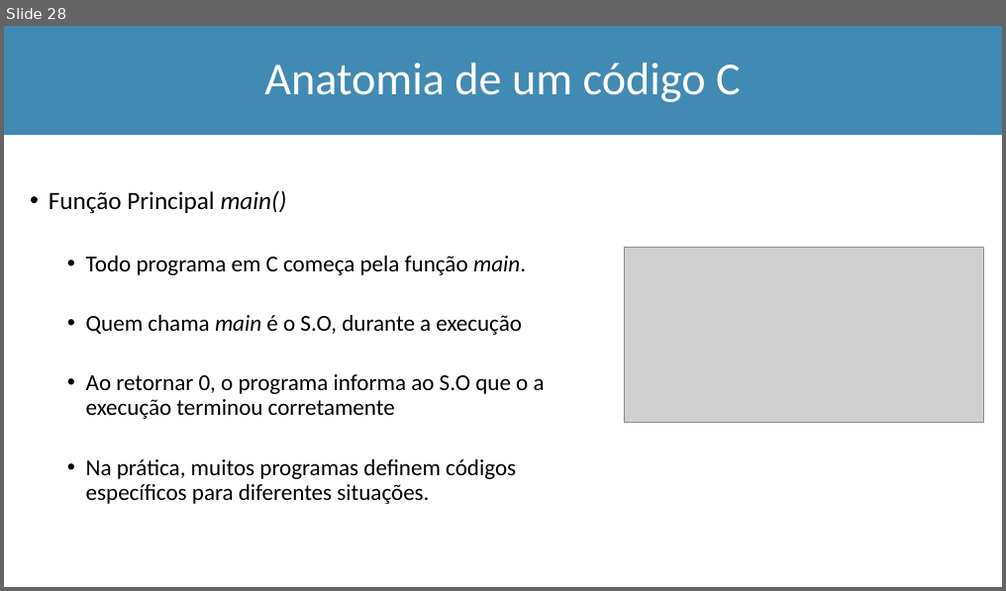
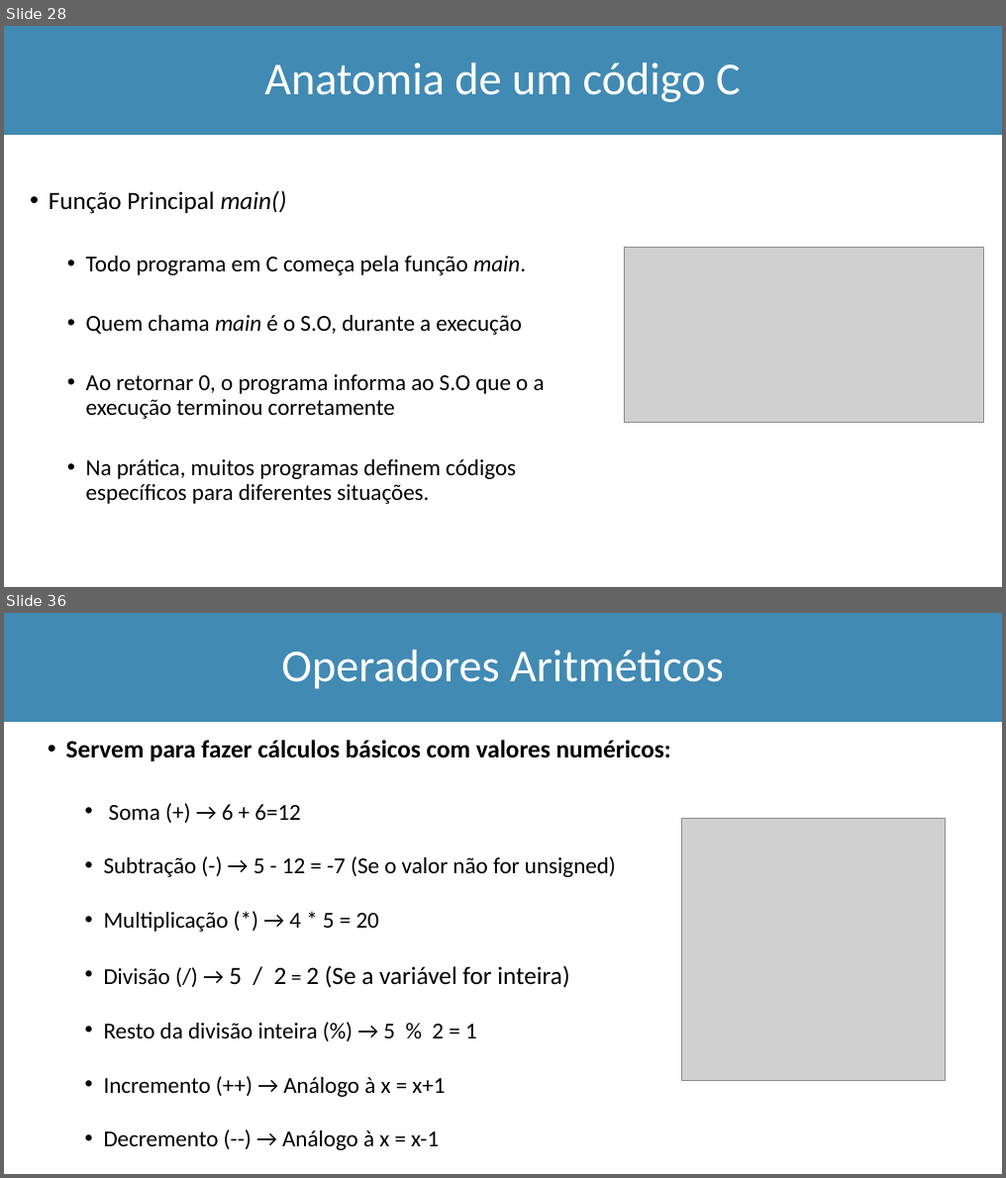
Before and after one commit to Marcio-Salmazo/Aulas, a slide deck: UNIUBE-LP/Teoria_LP.pptx. Shown one above the other, each under a label of ours: slide 28 before the commit, slides 28 and 36 after it; the slides between them are not shown. The pictures are 1006x591 and 1006x1178 pixels, drawn with LibreOffice and Linux fonts; fonts in the diff are those of the drawing; grey boxes stand for pictures. Boxes give left, top, right and bottom in pixels: in the first picture for what was removed or moved away, otherwise in the second. Text is boxed around its words. In the diff, an @@ line names an element or a change of style, - is before the commit and + after.

```diff
--- a/UNIUBE-LP/Teoria_LP.pptx
+++ b/UNIUBE-LP/Teoria_LP.pptx
@@ slide 36 added at [4,613,1002,1174], background #FFFFFF @@
@@ rectangle added at [4,613,1002,722], fill #418AB3, outline #418AB3 1 pt @@
@@ title added at [281,650,724,689], 44 pt, text #FFFFFF @@
+Operadores Aritméticos
@@ text added at [66,740,671,1151], 22 pt, text #000000 @@
+• Servem para fazer cálculos básicos com valores numéricos:
+  • Soma (+) → 6 + 6=12
+  • Subtração (-) → 5 - 12 = -7 (Se o valor não for unsigned)
+  • Multiplicação (*) → 4 * 5 = 20
+  • Divisão (/) → 5 / 2 = 2 (Se a variável for inteira)
+  • Resto da divisão inteira (%) → 5 % 2 = 1
+  • Incremento (++) → Análogo à x = x+1
+  • Decremento (--) → Análogo à x = x-1
@@ picture added at [682,818,945,1081] @@
```
Also in this commit, not shown: 14 other slides added, 4 other files.
